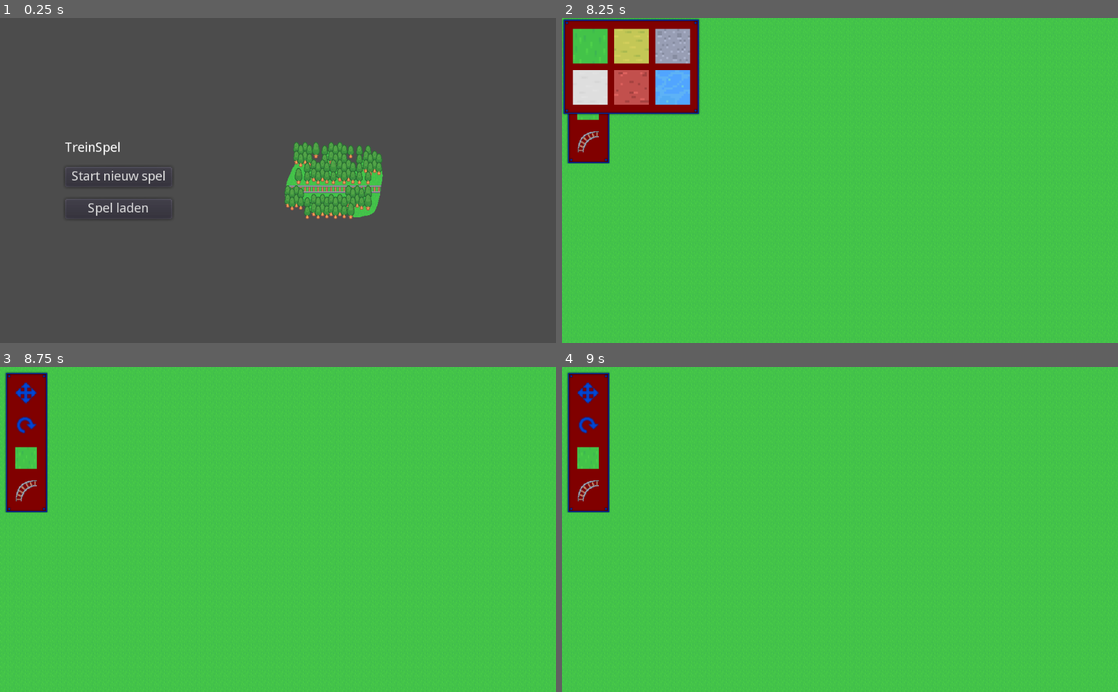
Above: before the commit, frames 1-4 (two rows, left to right).
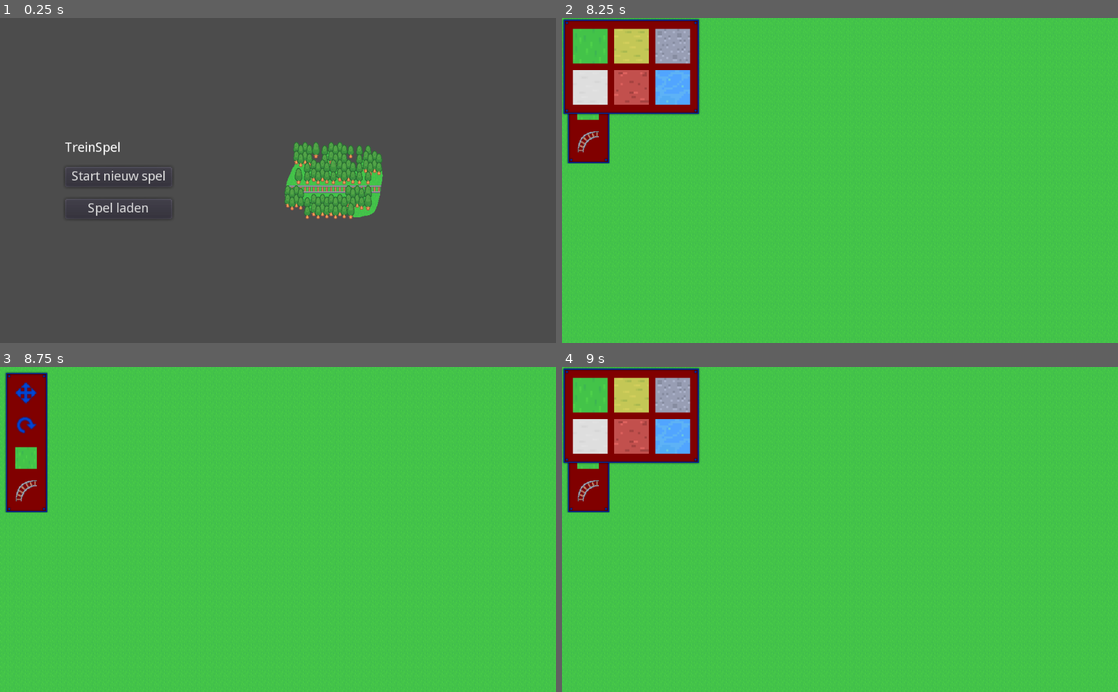
Above: after the commit, the same moments.

Repository: 2zqa/traingame
Game: Godot game, scene res://Scenes/TitleScreen.tscn
Two runs of this game, one before a commit and one after it. Both use one fixed random seed, a clock stepped at 60 frames per second and the inputs below.
Inputs (mouse positions are in pixels of both pictures, inside the frame that each line leads up to):
- Up to frame 1 (0.25 s): no input
- Up to frame 2 (8.25 s): click "Start nieuw spel" at 0.5 s; click (589, 109) at 1.27 s; click (589, 44) at 2 s; click (589, 76) at 2.75 s; click (589, 44) at 3.5 s; click (589, 76) at 4.25 s; click (589, 109) at 5.02 s; click (589, 44) at 5.75 s; click (589, 76) at 6.5 s; click (589, 109) at 7.27 s; tap Enter at 8 s; move the mouse to (962, 164) at 8.02 s; hold Ctrl from 8.03 s (still down); click (962, 164) at 8.17 s
- Up to frame 3 (8.75 s): keep holding Ctrl
- Up to frame 4 (9 s): release Ctrl at 8.75 s; tap Space at 8.75 s; drag from (728, 545) to (812, 594) at 8.77 s

Frames 1-3 are identical in both runs. In frame 4, 7.0% of the frame differs, in the area x 0-25%, y 0-30%.

Commit message:
Refactor GroundTileSelectorButton to be a TextureButton

Diff:
--- a/TrainGame-Godot/Scenes/SideMenu/GroundTileSelectorButton.gd
+++ b/TrainGame-Godot/Scenes/SideMenu/GroundTileSelectorButton.gd
@@ -9,15 +9,7 @@
     pass
 
 # Handles selection of tiles
-func _unhandled_input(event: InputEvent) -> void:
-    if not Mouse.is_left_released(event):
-        return  # Ignore anything that is not a click release
-
-    var display: SingleTileDisplay = $Display
-    var local_mouse_pos = display.make_input_local(event).position
-    if local_mouse_pos.x < 0 or local_mouse_pos.y < 0\
-            or local_mouse_pos.x > display.size.x or local_mouse_pos.y > display.size.y:
-        return  # Clicked outside the button
+func _on_GroundTileSelectorButton_pressed() -> void:
 
     # Open popup
     var popup = $GroundTileSelectorPopup
@@ -26,11 +18,9 @@
     self.get_tree().set_input_as_handled()
 
 
-
 func _on_GroundSelector_tile_selected(tile: GroundTile) -> void:
     # Update UI
-    var display : SingleTileDisplay = $Display
-    display.tile_id = tile.texture_id
+    self.texture_normal = tile.create_texture()
 
     # Forward
     emit_signal("tile_selected", tile)
--- a/TrainGame-Godot/Scenes/SideMenu/GroundTileSelectorButton.tscn
+++ b/TrainGame-Godot/Scenes/SideMenu/GroundTileSelectorButton.tscn
@@ -2,19 +2,19 @@
 
 [ext_resource path="res://Scenes/SideMenu/GroundTileSelectorButton.gd" type="Script" id=1]
 [ext_resource path="res://Scenes/SideMenu/GroundTileSelectorPopup.tscn" type="PackedScene" id=2]
-[ext_resource path="res://Scenes/SingleTileDisplay.tscn" type="PackedScene" id=3]
-[ext_resource path="res://TileSets/Ground.tres" type="TileSet" id=4]
+[ext_resource path="res://Images/tilesheet_ground.png" type="Texture" id=3]
 
-[node name="GroundTileSelectorButton" type="Control"]
+[sub_resource type="AtlasTexture" id=1]
+atlas = ExtResource( 3 )
+region = Rect2( 16, 0, 16, 16 )
+
+[node name="GroundTileSelectorButton" type="TextureButton"]
+texture_normal = SubResource( 1 )
 script = ExtResource( 1 )
 __meta__ = {
-"_edit_group_": true
+"_edit_use_anchors_": false
 }
 
 [node name="GroundTileSelectorPopup" parent="." instance=ExtResource( 2 )]
-
-[node name="Display" parent="." instance=ExtResource( 3 )]
-tile_set = ExtResource( 4 )
-tile_id = 0
-
+[connection signal="pressed" from="." to="." method="_on_GroundTileSelectorButton_pressed"]
 [connection signal="tile_selected" from="GroundTileSelectorPopup" to="." method="_on_GroundSelector_tile_selected"]
--- a/TrainGame-Godot/Scenes/SideMenu/SideMenu.tscn
+++ b/TrainGame-Godot/Scenes/SideMenu/SideMenu.tscn
@@ -43,8 +43,10 @@
 [node name="GroundTileSelectorButton" parent="NinePatchRect" instance=ExtResource( 5 )]
 margin_left = 20.0
 margin_top = 140.0
-margin_right = 20.0
-margin_bottom = 20.0
+margin_right = 60.0
+margin_bottom = 180.0
+expand = true
+stretch_mode = 5
 
 [node name="ObjectsTileSelectorButton" parent="NinePatchRect" instance=ExtResource( 6 )]
 margin_left = 20.0
--- a/TrainGame-Godot/Scripts/GroundTile.gd
+++ b/TrainGame-Godot/Scripts/GroundTile.gd
@@ -2,7 +2,15 @@
 
 export(String) var name_id
 export(int) var texture_id
+const _tile_set = preload("res://TileSets/Ground.tres")
 
 func _init(name_id: String, texture_id: int):
     self.name_id = name_id
     self.texture_id = texture_id
+
+# Gets the texture offset in the tile set
+func create_texture() -> Texture:
+    var atlas = AtlasTexture.new()
+    atlas.atlas = self._tile_set.tile_get_texture(self.texture_id)
+    atlas.region = self._tile_set.tile_get_region(self.texture_id)
+    return atlas
